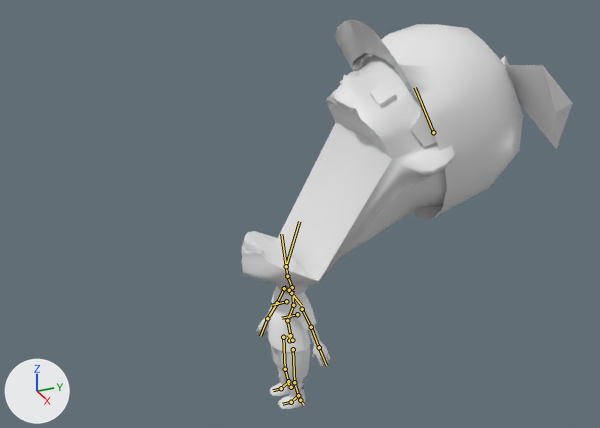
A saved change to the FBX model AnkleChomperUnity/Assets/Model/kid.fbx.
Camera for both pictures: a 50 mm lens placed at (8.26, -3.52, 6.74), pointed at (-0.08, 0.23, 2.57). Lighting does not change. The marker at lower left points along +X, +Y and +Z. Both versions are drawn at frame 4 of the action 'kid_armature|Chomping'; the numbers are the values there. The bones that bend it are drawn over the model as lines.

Objects in the first picture: 'base_male_mesh'.
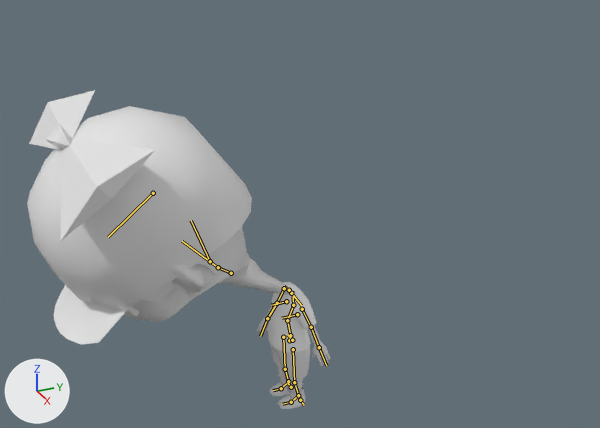
Location of each change, [x1, y1, x2, y2] in pixels of the pictures (600 x 428 px):
'base_male_mesh', posed (8% narrower, 18% shorter): before [242, 20, 573, 409]; after [27, 90, 330, 409]
bone 'neck.lower', root to tip: before (292, 287) to (287, 276); after (231, 273) to (218, 267)
bone 'head.top', root to tip: before (433, 132) to (415, 87); after (153, 193) to (108, 237)

What the commit changed:
Bone 'neck.lower' (bone_neck_lower) moves from (0.0, 0.0, 0.0) to (0.0, 0.817, 0.318).
Bone 'neck.lower' (bone_neck_lower) turns from (-25, 0, 0) to (12, 0, 0) degrees about its own x, y and z.
Bone 'head.top' (bone_head_top) moves from (0.0, -0.29, -0.584) to (0.0, 0.373, -0.062).
Bone 'head.top' (bone_head_top) turns from (-34, 0, 0) to (31, 0, 0) degrees about its own x, y and z.
